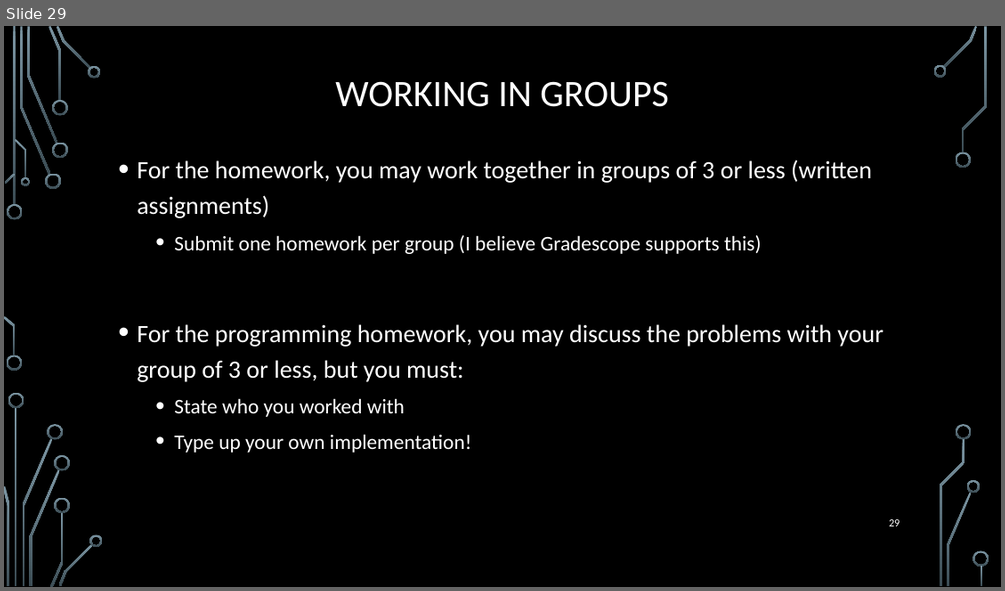
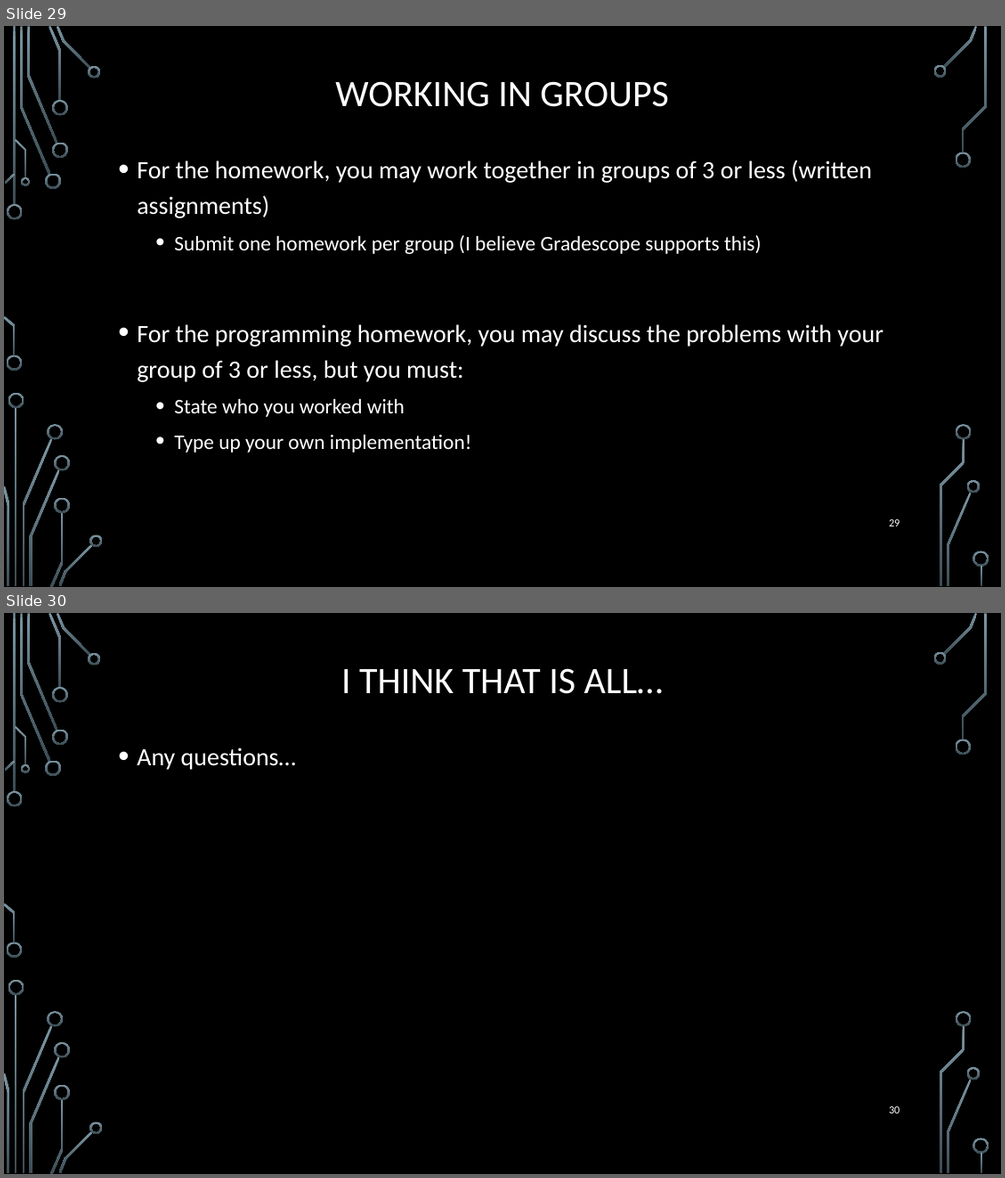
Before and after one commit to markfloryan/dmt2, a slide deck: slides/00-CourseIntroduction.pptx. Shown one above the other, each under a label of ours: slide 29 before the commit, slides 29 and 30 after it. The pictures are 1005x591 and 1005x1178 pixels, drawn with LibreOffice and Linux fonts; fonts in the diff are those of the drawing; background and template pictures are left out. Boxes give left, top, right and bottom in pixels: in the first picture for what was removed or moved away, otherwise in the second. Text is boxed around its words. In the diff, an @@ line names an element or a change of style, - is before the commit and + after.

```diff
--- a/slides/00-CourseIntroduction.pptx
+++ b/slides/00-CourseIntroduction.pptx
@@ slide 30 added at (4, 613, 1001, 1174), background picture (left out); not listed: 36 template elements that a slide beside it also shows @@
@@ title added at (341, 668, 663, 694), 36 pt, text #FFFFFF @@
+I THINK THAT IS ALL…
@@ text added at (137, 747, 296, 770), 24 pt, text #FFFFFF @@
+• Any questions…
@@ page number added at (889, 1106, 899, 1113), 10.5 pt, text #FFFFFF @@
+30
```
Also in this commit, not shown: 1 slide changed, 1 other file.
